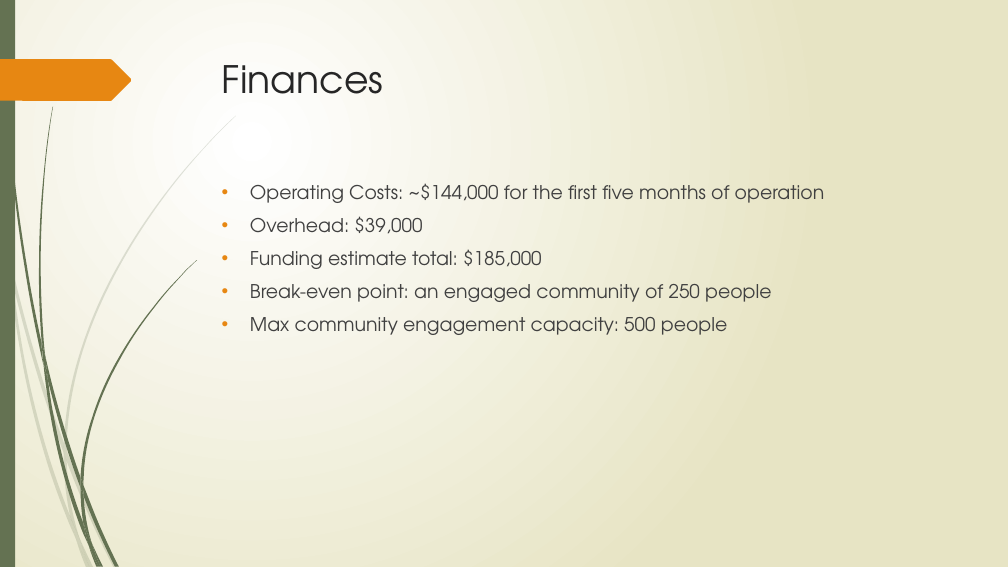
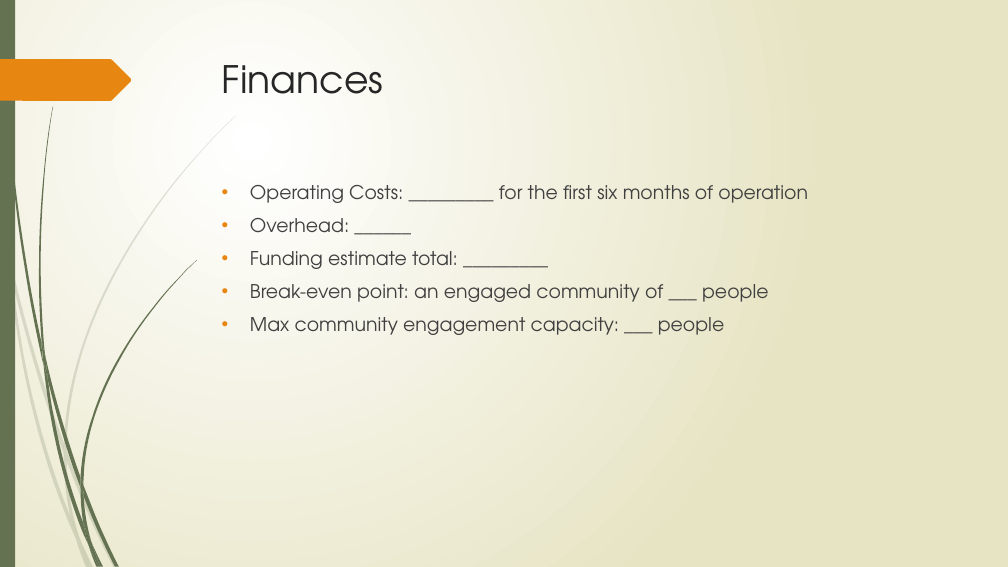
Before and after one commit to tieje/dogen, a slide deck: slide 18 of Presentation/SocialHub_FrancisT_06_23_2020.pptx (slide 16 before the commit). Drawn at 1008x567 pixels with LibreOffice and Linux fonts; fonts in the diff are those of the drawing. Boxes give left, top, right and bottom in pixels: in the first picture for what was removed or moved away, otherwise in the second. Text is boxed around its words. In the diff, an @@ line names an element or a change of style, - is before the commit and + after.

Commit message:
worked on powerpoint presentation. Updating finances: I might need part-time workers to man the front desk.

```diff
--- a/Presentation/SocialHub_FrancisT_06_23_2020.pptx
+++ b/Presentation/SocialHub_FrancisT_06_23_2020.pptx
@@ text at (250, 185, 808, 335): text changed @@
-• Operating Costs: ~$144,000 for the first five months of operation
-• Overhead: $39,000
-• Funding estimate total: $185,000
-• Break-even point: an engaged community of 250 people
-• Max community engagement capacity: 500 people
+• Operating Costs: _________ for the first six months of operation
+• Overhead: ______
+• Funding estimate total: _________
+• Break-even point: an engaged community of ___ people
+• Max community engagement capacity: ___ people
```
Also in this commit, not shown: 13 other slides changed, 4 slides added, 2 slides removed, 5 other files.
